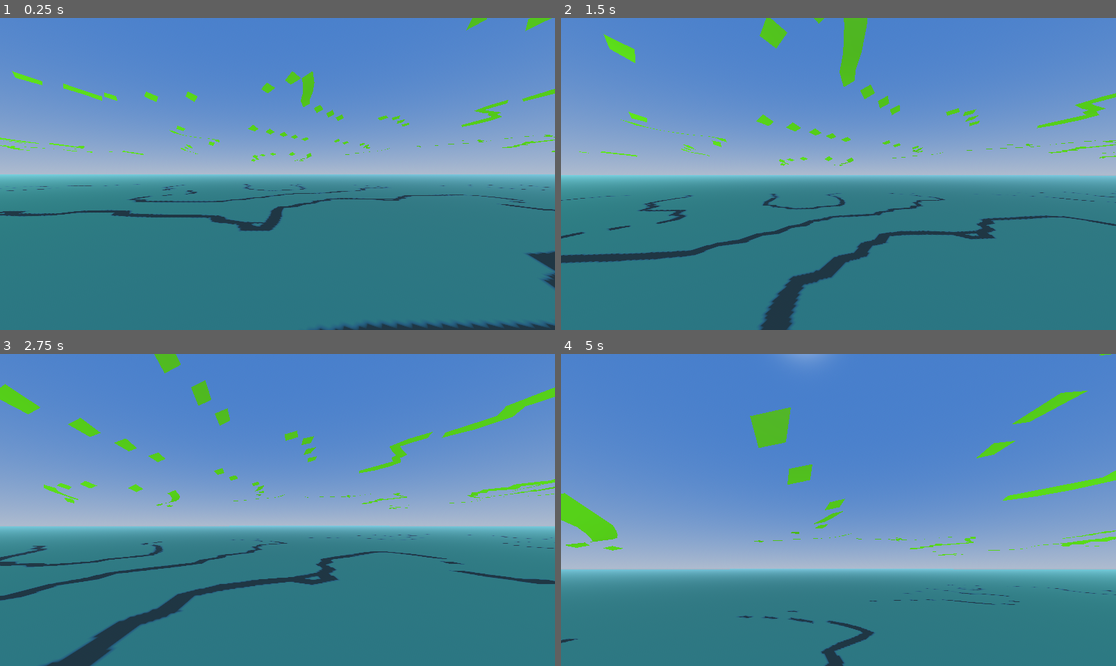
Above: before the commit, frames 1-4 (two rows, left to right).
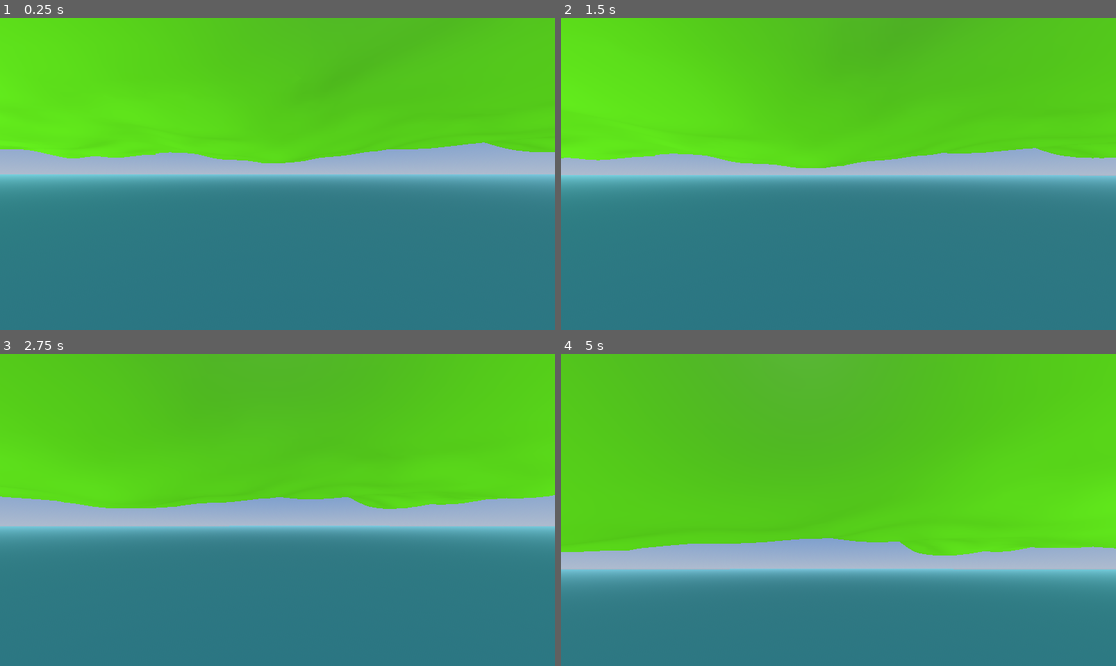
Above: after the commit, the same moments.

Repository: Caspianlake/SandboxGame
Game: Godot game, scene res://Scenes/root.tscn
Two runs of this game, one before a commit and one after it. Both use one fixed random seed, a clock stepped at 60 frames per second and the inputs below.
Inputs (mouse positions are in pixels of both pictures, inside the frame that each line leads up to):
- Up to frame 1 (0.25 s): no input
- Up to frame 2 (1.5 s): tap Enter at 0.5 s; move the mouse to (866, 174) at 0.52 s; hold W (Forward) 0.53-1.28 s; hold \ (CameraLock) 0.53-1.28 s; tap Space (Jump) at 0.77 s; move the mouse to (727, 189) at 1.27 s; hold S (Backward) from 1.28 s (still down); tap \ (CameraLock) at 1.35 s
- Up to frame 3 (2.75 s): tap Space (Jump) at 1.52 s; move the mouse to (288, 503) at 2.02 s; release S (Backward) at 2.03 s; hold W (Forward) from 2.03 s (still down); hold \ (CameraLock) from 2.03 s (still down)
- Up to frame 4 (5 s): move the mouse to (810, 572) at 2.77 s; release \ (CameraLock) at 2.78 s; tap \ (CameraLock) at 2.85, 4.35 s; tap Space (Jump) at 3.02, 3.77, 4.52 s; move the mouse to (877, 513) at 3.52 s; hold \ (CameraLock) 3.53-4.28 s; move the mouse to (672, 463) at 4.27 s; release W (Forward) at 4.28 s; hold A (Left) from 4.28 s (still down)

The runs differ from the first frame. In frame 1, 44% of the frame differs, in the area x 0-100%, y 0-100%; in frame 2, 46%; in frame 3, 48%; in frame 4, 59%.

Commit message:
Update surface_nets.gd

Diff:
--- a/Scripts/Terrain/surface_nets.gd
+++ b/Scripts/Terrain/surface_nets.gd
@@ -82,43 +82,73 @@
 					cell_map[x * (cell_dims.z * cell_dims.y) + z * cell_dims.y + y] = vertices.size() - 1
 
 	# Pass 2: Generate faces
+	# For each edge that crosses the iso-surface, create a quad connecting the 4 adjacent cells
+
+	# X-axis edges: connect cells sharing an edge along X
+	for x in range(cell_dims.x):
+		for z in range(cell_dims.z - 1):
+			for y in range(cell_dims.y - 1):
+				# Check if edge along X crosses the surface
+				var grid_idx = x * dx + z * dz + y * dy
+				var v0 = sdf_grid[grid_idx + dy + dz]  # Corner at (x, y+1, z+1)
+				var v1 = sdf_grid[grid_idx + dx + dy + dz]  # Corner at (x+1, y+1, z+1)
+
+				if (v0 < iso_level) != (v1 < iso_level):
+					# Edge crosses surface - get the 4 cells sharing this edge
+					var c1 = _safe_map_idx(x, y, z, cell_dims, cell_map)
+					var c2 = _safe_map_idx(x, y + 1, z, cell_dims, cell_map)
+					var c3 = _safe_map_idx(x, y + 1, z + 1, cell_dims, cell_map)
+					var c4 = _safe_map_idx(x, y, z + 1, cell_dims, cell_map)
+
+					if c1 != -1 and c2 != -1 and c3 != -1 and c4 != -1:
+						if v0 < iso_level:
+							_add_quad(indices, c1, c2, c3, c4)
+						else:
+							_add_quad(indices, c4, c3, c2, c1)
+
+	# Y-axis edges: connect cells sharing an edge along Y
+	for x in range(cell_dims.x - 1):
+		for z in range(cell_dims.z - 1):
+			for y in range(cell_dims.y):
+				# Check if edge along Y crosses the surface
+				var grid_idx = x * dx + z * dz + y * dy
+				var v0 = sdf_grid[grid_idx + dx + dz]  # Corner at (x+1, y, z+1)
+				var v1 = sdf_grid[grid_idx + dx + dy + dz]  # Corner at (x+1, y+1, z+1)
+
+				if (v0 < iso_level) != (v1 < iso_level):
+					# Edge crosses surface - get the 4 cells sharing this edge
+					var c1 = _safe_map_idx(x, y, z, cell_dims, cell_map)
+					var c2 = _safe_map_idx(x, y, z + 1, cell_dims, cell_map)
+					var c3 = _safe_map_idx(x + 1, y, z + 1, cell_dims, cell_map)
+					var c4 = _safe_map_idx(x + 1, y, z, cell_dims, cell_map)
+
+					if c1 != -1 and c2 != -1 and c3 != -1 and c4 != -1:
+						if v0 < iso_level:
+							_add_quad(indices, c1, c2, c3, c4)
+						else:
+							_add_quad(indices, c4, c3, c2, c1)
+
+	# Z-axis edges: connect cells sharing an edge along Z
 	for x in range(cell_dims.x - 1):
 		for z in range(cell_dims.z):
 			for y in range(cell_dims.y - 1):
-				var idx1 = x * (cell_dims.z * cell_dims.y) + z * cell_dims.y + y
-				var idx2 = (x + 1) * (cell_dims.z * cell_dims.y) + z * cell_dims.y + y
-				var c1 = cell_map[idx1]
-				var c2 = cell_map[idx2]
-				var c3 = _safe_map_idx(x + 1, y + 1, z, cell_dims, cell_map)
-				var c4 = _safe_map_idx(x, y + 1, z, cell_dims, cell_map)
-				if c1 != -1 and c2 != -1 and c3 != -1 and c4 != -1:
-					_add_quad(indices, c1, c2, c3, c4)
-
-	# Y-axis
-	for x in range(cell_dims.x):
-		for z in range(cell_dims.z - 1):
-			for y in range(cell_dims.y - 1):
-				var idx1 = x * (cell_dims.z * cell_dims.y) + z * cell_dims.y + y
-				var idx2 = x * (cell_dims.z * cell_dims.y) + z * cell_dims.y + (y + 1)
-				var c1 = cell_map[idx1]
-				var c2 = cell_map[idx2]
-				var c3 = _safe_map_idx(x, y + 1, z + 1, cell_dims, cell_map)
-				var c4 = _safe_map_idx(x, y, z + 1, cell_dims, cell_map)
-				if c1 != -1 and c2 != -1 and c3 != -1 and c4 != -1:
-					_add_quad(indices, c1, c2, c3, c4)
-
-	# Z-axis
-	for x in range(cell_dims.x):
-		for z in range(cell_dims.z - 1):
-			for y in range(cell_dims.y - 1):
-				var idx1 = x * (cell_dims.z * cell_dims.y) + z * cell_dims.y + y
-				var idx2 = x * (cell_dims.z * cell_dims.y) + (z + 1) * cell_dims.y + y
-				var c1 = cell_map[idx1]
-				var c2 = cell_map[idx2]
-				var c3 = _safe_map_idx(x, y + 1, z + 1, cell_dims, cell_map)
-				var c4 = _safe_map_idx(x, y + 1, z, cell_dims, cell_map)
-				if c1 != -1 and c2 != -1 and c3 != -1 and c4 != -1:
-					_add_quad(indices, c1, c2, c3, c4)
+				# Check if edge along Z crosses the surface
+				var grid_idx = x * dx + z * dz + y * dy
+				var v0 = sdf_grid[grid_idx + dx + dy]  # Corner at (x+1, y+1, z)
+				var v1 = sdf_grid[grid_idx + dx + dy + dz]  # Corner at (x+1, y+1, z+1)
+
+				if (v0 < iso_level) != (v1 < iso_level):
+					# Edge crosses surface - get the 4 cells sharing this edge
+					var c1 = _safe_map_idx(x, y, z, cell_dims, cell_map)
+					var c2 = _safe_map_idx(x + 1, y, z, cell_dims, cell_map)
+					var c3 = _safe_map_idx(x + 1, y + 1, z, cell_dims, cell_map)
+					var c4 = _safe_map_idx(x, y + 1, z, cell_dims, cell_map)
+
+					if c1 != -1 and c2 != -1 and c3 != -1 and c4 != -1:
+						if v0 < iso_level:
+							_add_quad(indices, c1, c2, c3, c4)
+						else:
+							_add_quad(indices, c4, c3, c2, c1)
 
 	if vertices.is_empty() or indices.is_empty():
 		return null
